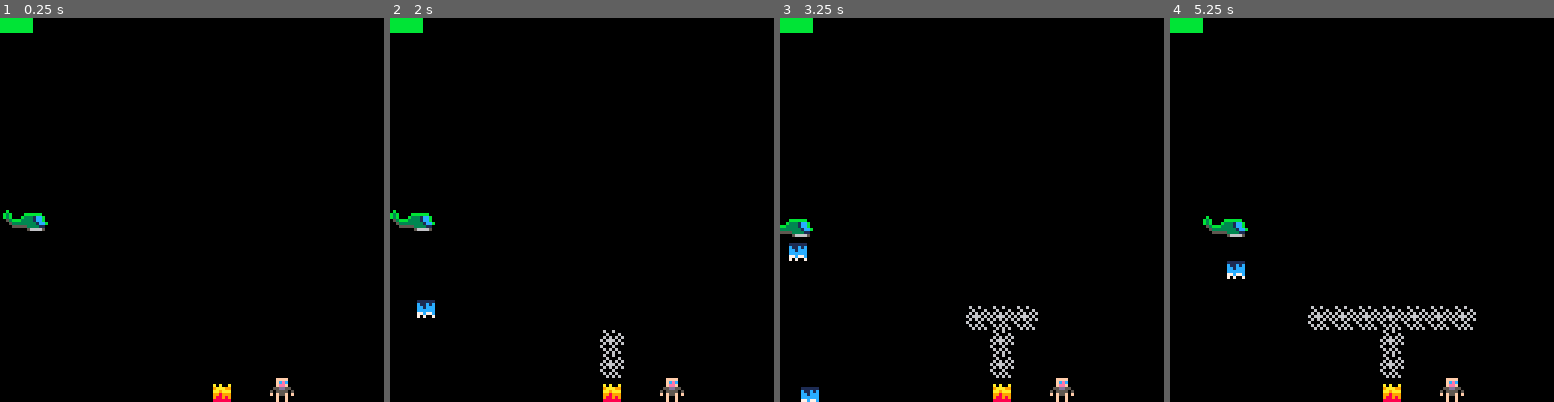
Above: before the commit, frames 1-4 (left to right).
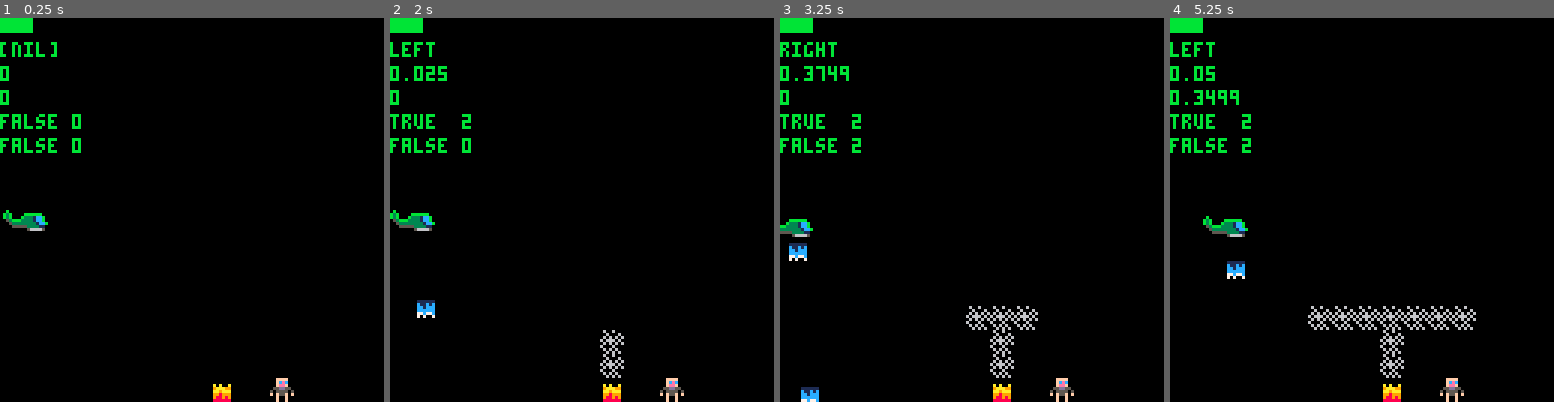
Above: after the commit, the same moments.

Repository: NinetiesPaul/PicoRescue
Game: PICO-8 cartridge picorescue.p8
Two runs of this game, one before a commit and one after it. Both use one fixed random seed, a clock stepped at 60 frames per second and the inputs below.
Inputs:
- Up to frame 1 (0.25 s): no input
- Up to frame 2 (2 s): tap O (Z key) at 0.33, 0.7, 1.43 s; hold Left from 1.97 s (still down)
- Up to frame 3 (3.25 s): tap O (Z key) at 2.22, 3.1 s; release Left at 2.37 s; hold Down 2.42-2.82 s; hold Right from 2.87 s (still down)
- Up to frame 4 (5.25 s): release Right at 3.53 s; hold Up 3.58-4.08 s; tap O (Z key) at 3.98, 4.87 s; hold Right 4.13-4.53 s; hold Down 4.58-5.08 s; hold Left from 5.13 s (still down)

The runs differ from the first frame. In frame 1, 1.1% of the frame differs, in the area x 0-22%, y 6-36%; in frame 2, 1.2%; in frame 3, 1.3%; in frame 4, 1.4%.

Commit message:
new movement logic start

Diff:
--- a/picorescue.p8
+++ b/picorescue.p8
@@ -13,7 +13,6 @@
 		["on_mission"] = false,
 		["speed_x"] = 0,
 		["speed_y"] = 0,
-		["speed_dir"] = null,
 		["mvn_dir"] = null,
 		["civ_range"] = false,
 		["civ_pkup"] = false,
@@ -89,6 +88,14 @@
 		rectfill(0,0,player.rotor_health,4, 11)
 	end
 
+	print(player.mvn_dir,0,8,11)
+	print(player.speed_x,0,16,11)
+	print(player.speed_y,0,24,11)
+	print(mvn_x,0,32,11)
+	print(mvn_y,0,40,11)
+	print(top_speed_x,24,32,11)
+	print(top_speed_y,24,40,11)
+
 	foreach(water_drops,draw_water)
 end
 
@@ -129,32 +136,31 @@
 
 function move_rotor()
 	if btn(1)  then
-		if player.speed_dir == "left" then
+		if player.mvn_dir == "left" then
 			if player.speed_x > 0 then
 				player.speed_x-=0.10
 				player.x-=player.speed_x
 			else
-				player.speed_dir = "right"
+				player.mvn_dir = "right"
 			end
 		else
 			final_speed = (player.speed_y > 0) and 0.025 or 0.05
-			final_speed = final_speed - wind_speed
 			top_speed_x = (mvn_y) and 1 or 2
 
 			if (player.speed_x <= top_speed_x) player.speed_x += final_speed
 			player.px=player.x
 			player.x+=player.speed_x
-			player.speed_dir = "right"
+			player.mvn_dir = "right"
 		end
 	end
 
 	if btn(0) then
-		if player.speed_dir == "right" then
+		if player.mvn_dir == "right" then
 			if player.speed_x > 0 then
 				player.speed_x-=0.10
 				player.x+=player.speed_x
 			else
-				player.speed_dir = "left"
+				player.mvn_dir = "left"
 			end
 		else
 			final_speed = (player.speed_y > 0) and 0.025 or 0.05
@@ -163,17 +169,17 @@
 			if (player.speed_x <= top_speed_x) player.speed_x += final_speed
 			player.px=player.x
 			player.x-=player.speed_x
-			player.speed_dir = "left"
+			player.mvn_dir = "left"
 		end
 	end
 
 	if btn(3)	and player.y < 120 then
-		if player.speed_dir == "up" then
+		if player.mvn_dir == "up" then
 			if player.speed_y > 0 then
 				player.speed_y-=0.10
 				player.y-=player.speed_y
 			else
-				player.speed_dir = "down"
+				player.mvn_dir = "down"
 			end
 		else
 			final_speed = (player.speed_x > 0) and 0.025 or 0.05
@@ -182,17 +188,17 @@
 			if (player.speed_y <= top_speed_y) player.speed_y += final_speed
 		 player.py = player.y
 		 player.y += player.speed_y
-		 player.speed_dir = "down"
+		 player.mvn_dir = "down"
 	 end
 	end
 
 	if btn(2)	then
-		if player.speed_dir == "down" then
+		if player.mvn_dir == "down" then
 			if player.speed_y > 0 then
 				player.speed_y-=0.10
 				player.y+=player.speed_y
 			else
-				player.speed_dir = "up"
+				player.mvn_dir = "up"
 			end
 		else
 			final_speed = (player.speed_x > 0) and 0.025 or 0.05
@@ -201,7 +207,7 @@
 			if (player.speed_y <= top_speed_y) player.speed_y += final_speed
 		 player.py = player.y
 		 player.y -= player.speed_y
-		 player.speed_dir = "up"
+		 player.mvn_dir = "up"
 		end
 	end
 
@@ -209,16 +215,17 @@
 end
 
 function upd_rotor_mvmt()
+
 	if btn_pressed == false then
 		if player.speed_x > 0 then
 			player.speed_x -= 0.025
-			if (player.speed_dir == "right") player.x+=player.speed_x
-			if (player.speed_dir == "left") player.x-=player.speed_x
+			if (player.mvn_dir == "right") player.x+=player.speed_x
+			if (player.mvn_dir == "left") player.x-=player.speed_x
 		end
 		if player.speed_y > 0 then
 			player.speed_y -= 0.025
-			if (player.speed_dir == "down") player.y+=player.speed_y
-			if (player.speed_dir == "up") player.y-=player.speed_y
+			if (player.mvn_dir == "down") player.y+=player.speed_y
+			if (player.mvn_dir == "up") player.y-=player.speed_y
 		end
 	end
 
@@ -248,6 +255,21 @@
 		player.y = 100
 	end
 end
+
+-->8
+-- menu navigation
+
+function choose_mission()
+end
+-->8
+--[[
+
+map(0,0,fire_x-i*8,fire_y-24,1,1)
+map(0,0,fire_x+i*8,fire_y-24,1,1)
+
+]]--
+-->8
+-- civ fire smoke water
 
 function civ_range()
 	status = false
@@ -352,18 +374,6 @@
 		if (counter%30==0) player.rotor_health -= 1
 	end
 end
--->8
--- menu navigation
-
-function choose_mission()
-end
--->8
---[[
-
-map(0,0,fire_x-i*8,fire_y-24,1,1)
-map(0,0,fire_x+i*8,fire_y-24,1,1)
-
-]]--
 __gfx__
 0000000000d00d0000ffff0000b00000000000000000000000000000000000000000000000000000000000000000000000000000000000000000000000000000
 0000000000dddd0000fcec000b3b0000bbbbbb000000000000000000000000000000000000000000000000000000000000000000000000000000000000000000
